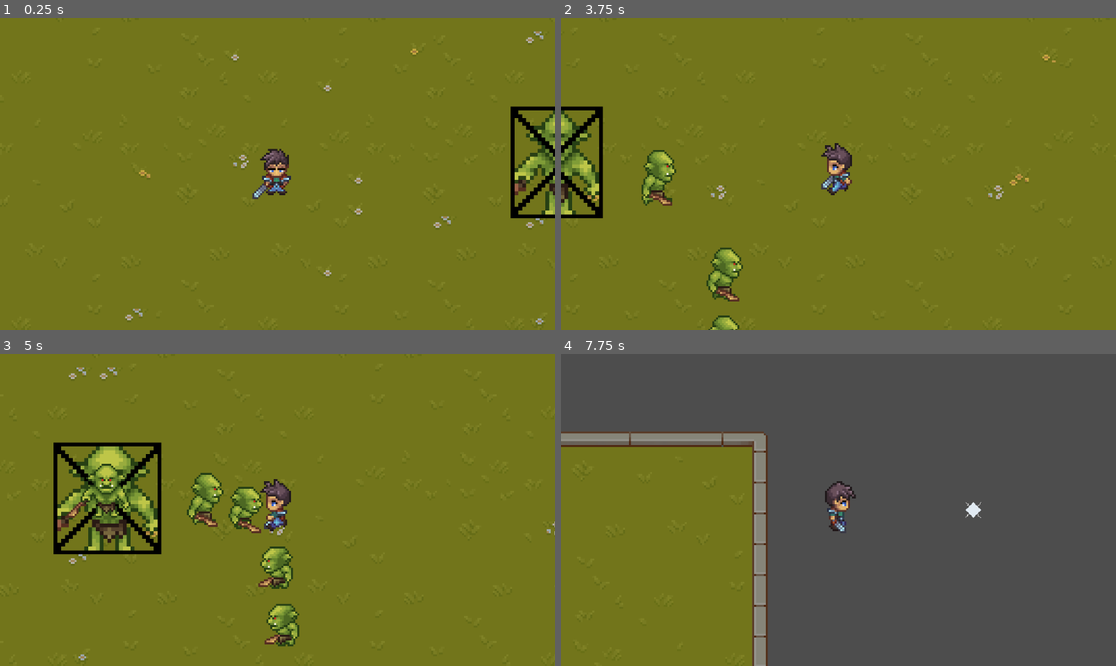
Above: before the commit, frames 1-4 (two rows, left to right).
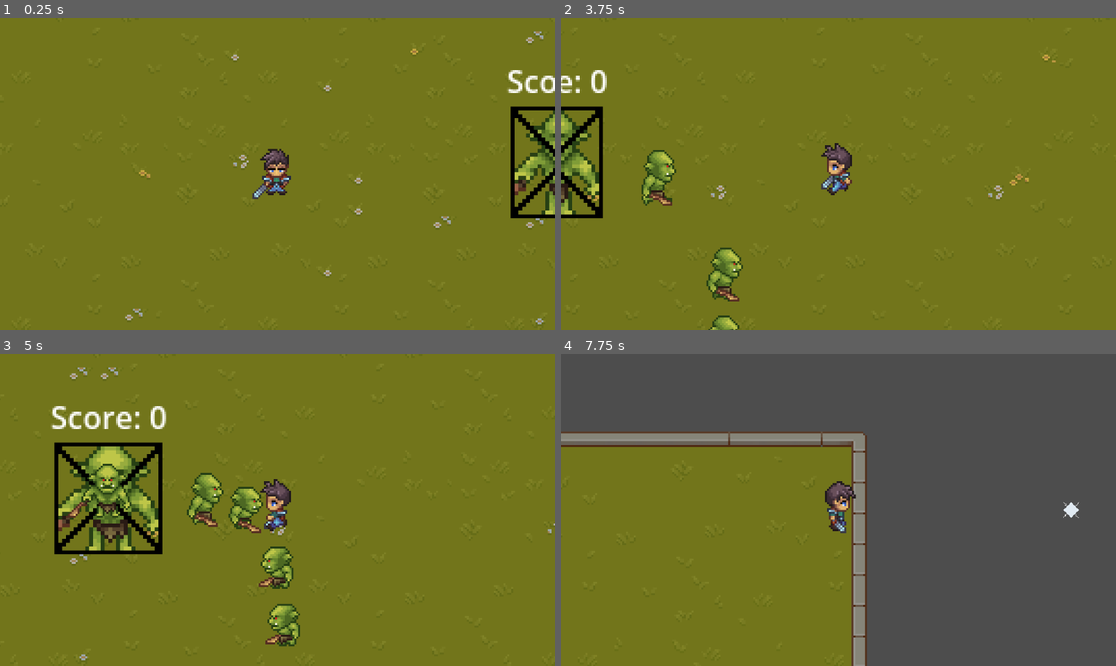
Above: after the commit, the same moments.

Repository: oa22010/Godot-12dgt-Game
Game: Godot game, scene res://scenes/game.tscn
Same seed, same stepped clock (60 frames per second), same inputs: the game is played once before the commit and once after it.
Inputs:
- Up to frame 1 (0.25 s): no input
- Up to frame 2 (3.75 s): tap Enter at 0.5 s; hold D (right) 0.53-1.28 s; hold S (down) 1.28-2.03 s; hold D (right) 2.03-2.78 s; hold W (up) 2.78-3.53 s; hold A (left) from 3.53 s (still down)
- Up to frame 3 (5 s): keep holding A (left)
- Up to frame 4 (7.75 s): release A (left) at 5.03 s; hold S (down) 5.03-5.78 s; hold D (right) 5.78-6.53 s; hold W (up) 6.53-7.28 s; hold D (right) from 7.28 s (still down)

The runs differ from the first frame. In frame 1, 0.3% of the frame differs, in the area x 91-100%, y 16-25%; in frame 2, 0.3%; in frame 3, 2.5%; in frame 4, 15%, in the area x 6-94%, y 24-100%.

Commit message:
Updated game
Added changes to game scene

Diff:
--- a/scenes/game.tscn
+++ b/scenes/game.tscn
@@ -1,9 +1,12 @@
-[gd_scene load_steps=8 format=3 uid="uid://xox037cyupv6"]
+[gd_scene load_steps=9 format=3 uid="uid://xox037cyupv6"]
 
 [ext_resource type="Texture2D" uid="uid://p5edlxkrnbjx" path="res://assets/tilemap/TX Tileset Grass.png" id="1_uwrxv"]
 [ext_resource type="Texture2D" uid="uid://bwfxxkmcl16ll" path="res://assets/tilemap/TX Tileset Wall.png" id="2_lbhrr"]
 [ext_resource type="PackedScene" uid="uid://bh5e3fm1dgdkq" path="res://scenes/player.tscn" id="2_yqjtg"]
 [ext_resource type="PackedScene" uid="uid://deh8co25kaf03" path="res://scenes/enemy_spawner.tscn" id="3_lnu2h"]
+
+[sub_resource type="WorldBoundaryShape2D" id="WorldBoundaryShape2D_lbhrr"]
+distance = -2.84937
 
 [sub_resource type="TileSetAtlasSource" id="TileSetAtlasSource_yqjtg"]
 texture = ExtResource("1_uwrxv")
@@ -131,6 +134,42 @@
 [node name="Game" type="Node2D"]
 position = Vector2(-164, -68)
 
+[node name="World_boundaries" type="Node" parent="."]
+
+[node name="World_boundary" type="StaticBody2D" parent="World_boundaries"]
+position = Vector2(-161, -70)
+
+[node name="CollisionShape2D" type="CollisionShape2D" parent="World_boundaries/World_boundary"]
+position = Vector2(93, 320)
+rotation = 0.00211041
+shape = SubResource("WorldBoundaryShape2D_lbhrr")
+
+[node name="World_boundary2" type="StaticBody2D" parent="World_boundaries"]
+position = Vector2(-162, -68)
+
+[node name="CollisionShape2D" type="CollisionShape2D" parent="World_boundaries/World_boundary2"]
+position = Vector2(-200, 57)
+rotation = 1.56942
+shape = SubResource("WorldBoundaryShape2D_lbhrr")
+
+[node name="World_boundary3" type="StaticBody2D" parent="World_boundaries"]
+position = Vector2(139, -208)
+rotation = 1.58718
+
+[node name="CollisionShape2D" type="CollisionShape2D" parent="World_boundaries/World_boundary3"]
+position = Vector2(-40.0121, 130.98)
+rotation = 1.5549
+shape = SubResource("WorldBoundaryShape2D_lbhrr")
+
+[node name="World_boundary4" type="StaticBody2D" parent="World_boundaries"]
+position = Vector2(362, 53)
+rotation = -3.14042
+
+[node name="CollisionShape2D" type="CollisionShape2D" parent="World_boundaries/World_boundary4"]
+position = Vector2(-40.012, 130.995)
+rotation = 1.56492
+shape = SubResource("WorldBoundaryShape2D_lbhrr")
+
 [node name="TileMap" type="TileMap" parent="."]
 tile_set = SubResource("TileSet_lnu2h")
 format = 2
@@ -138,6 +177,13 @@
 layer_0/tile_data = PackedInt32Array(65535, 0, 0, 7, 0, 0, 589823, 0, 0, 524295, 0, 0, 15, 0, 0, 524303, 0, 0, 1114111, …(1250 unchanged characters)…
 layer_1/name = "Layer0"
 layer_1/tile_data = PackedInt32Array(65535, 786432, 0, 65538, 786432, 0, 262147, 786432, 0, 327683, 786432, 0, 458754,  …(3778 unchanged characters)…
+
+[node name="Label" type="Label" parent="."]
+offset_left = 134.0
+offset_top = 14.0
+offset_right = 195.0
+offset_bottom = 37.0
+text = "Score: 0"
 
 [node name="Enemy_spawner" parent="." node_paths=PackedStringArray("target") instance=ExtResource("3_lnu2h")]
 position = Vector2(164, 68)
